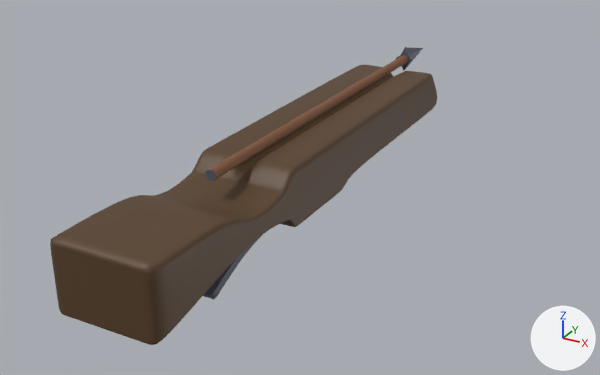
A saved change to the FBX model Assets/_MyAssets/Modelos3D/Ballesta2.fbx.
Both versions are drawn from a camera (50 mm lens) standing at (11.42, -18.91, 9.1) and looking at (0.02, 1.82, -1.27). Arrows for +X, +Y and +Z are at lower right; the lights stay in place. The older version comes first. Where no turn or scale is listed for an object, it has been applied to the vertices.
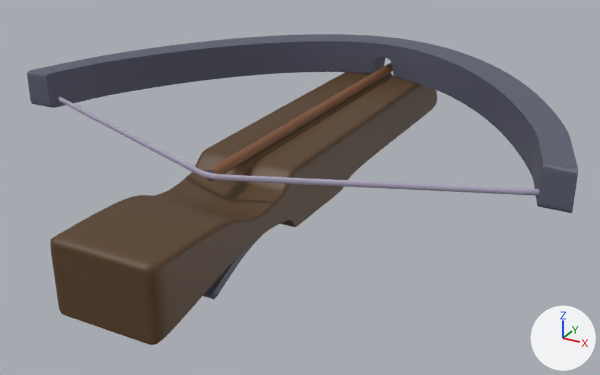
The newer file is also rescaled (x0.04) as a whole; pictures and numbers use the older file's frame.

The edits, one by one:
Material 'Material.002' (mat_material_002) is new.
Its base color is (0.413, 0.373, 0.508) (grey #aca4bd).
Mesh me_mesh_001 is new.
It has 8192 vertices, 8192 faces and spans x -8.5..8.5, y -9.7..2.4, z -0.7..0.4.
Faces by material slot: [6656, 1536].
It uses material mat_material_001 (greyish blue #595b6e).
It uses material mat_material_002 (grey #aca4bd).
Object 'Plane' (ob_plane) is new; it shows me_mesh_001.
Its location is (0.0, 6.74, 1.47).

Location of each change, [x1, y1, x2, y2] in pixels of the pictures (600 x 375 px):
'Plane', added
    after: [27, 34, 578, 213]
    faces in mat_material_001 (greyish blue #595b6e): [27, 34, 578, 213]
    faces in mat_material_002 (grey #aca4bd): [57, 96, 539, 196]
